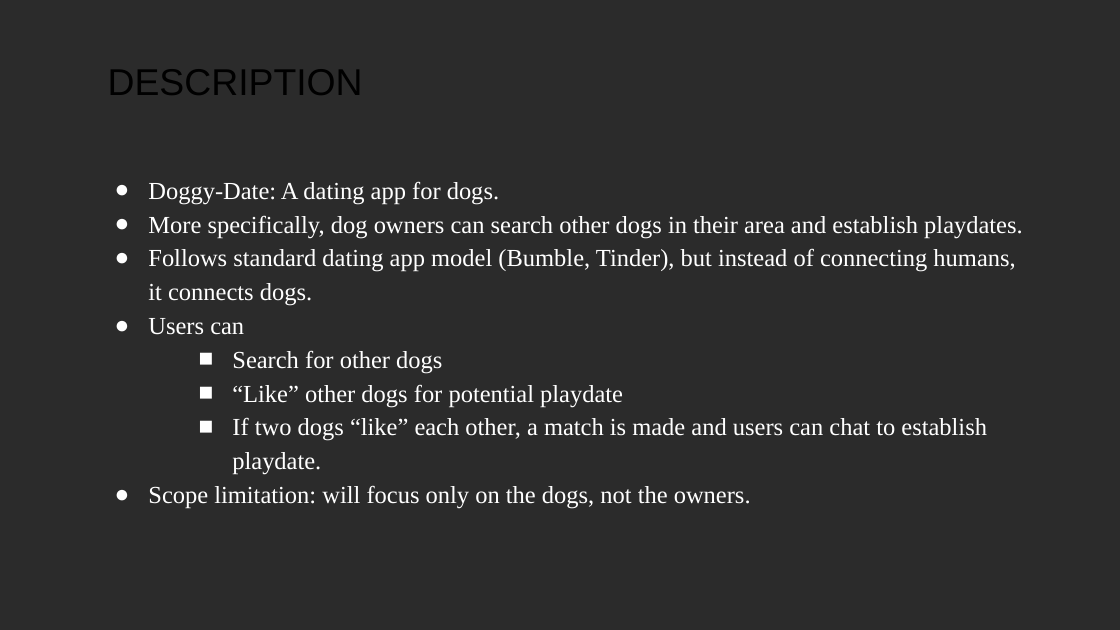
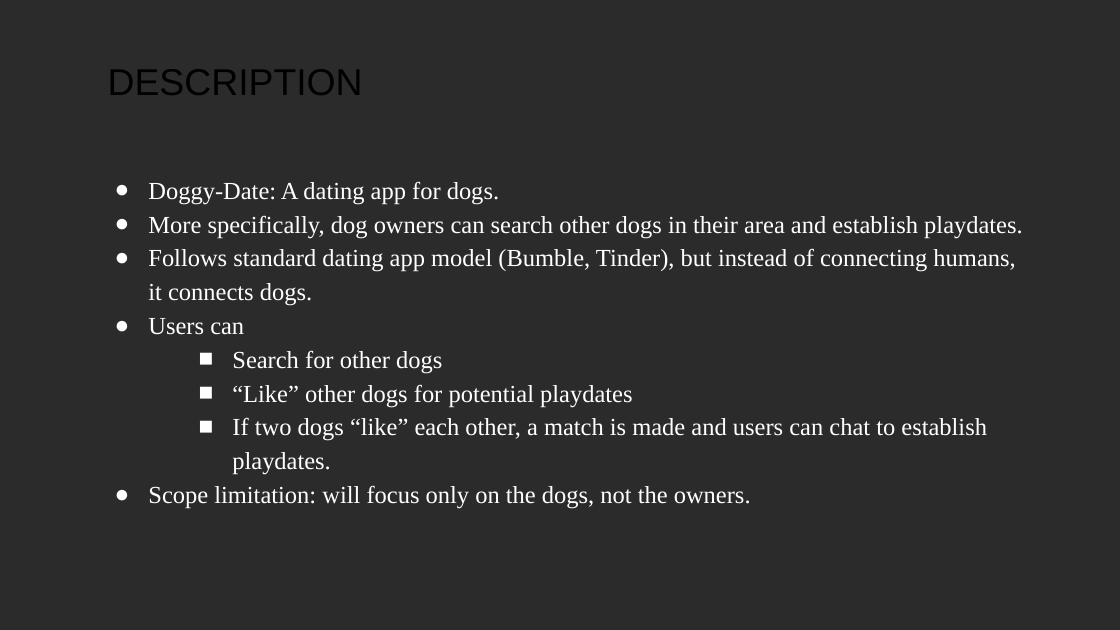
Before and after one commit to joshitha14/cosc617group2, a slide deck: slide 2 of Presentation Slides/Mid Semester Presentation.pptx. Drawn at 1120x630 pixels with LibreOffice and Linux fonts; fonts in the diff are those of the drawing; background and template pictures are left out; a plain dark background stands for a picture behind light text. Boxes give left, top, right and bottom in pixels: in the first picture for what was removed or moved away, otherwise in the second. Text is boxed around its words. In the diff, an @@ line names an element or a change of style, - is before the commit and + after.

```diff
--- a/Presentation Slides/Mid Semester Presentation.pptx
+++ b/Presentation Slides/Mid Semester Presentation.pptx
@@ text at [232, 384, 987, 475]: text changed @@
-    ■ “Like” other dogs for potential playdate
-    ■ If two dogs “like” each other, a match is made and users can chat to establish playdate.
+    ■ “Like” other dogs for potential playdates
+    ■ If two dogs “like” each other, a match is made and users can chat to establish playdates.
```
Also in this commit, not shown: 1 other slide changed.
